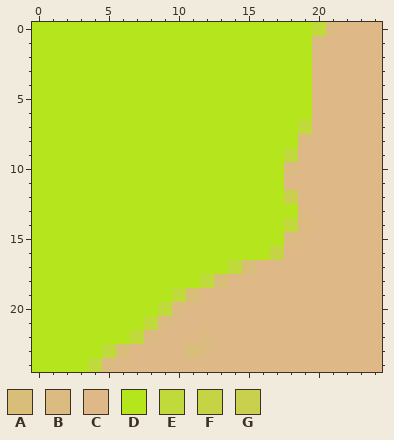
Pixel-art sprite: imgs/grama3.png. Above: the version before the commit.
The file is 25x25 pixels. Colours within 5 levels of each other are drawn and written as one.
Palette (. is transparent): A #d9be7a  B #dbbb81  C #deb887  D #b5e61d  E #c0d93b  F #c4d445  G #c8d04e
Pixels before, first column x 0:
 0 DDDDDDDDDDDDDDDDDDDDEBCCC
 1 DDDDDDDDDDDDDDDDDDDDBCCCC
 2 DDDDDDDDDDDDDDDDDDDDCCCCC
 3 DDDDDDDDDDDDDDDDDDDDCCCCC
 4 DDDDDDDDDDDDDDDDDDDDCCCCC
 5 DDDDDDDDDDDDDDDDDDDDCCCCC
 6 DDDDDDDDDDDDDDDDDDDDCCCCC
 7 DDDDDDDDDDDDDDDDDDDECCCCC
 8 DDDDDDDDDDDDDDDDDDDBCCCCC
 9 DDDDDDDDDDDDDDDDDDECCCCCC
10 DDDDDDDDDDDDDDDDDDBCCCCCC
11 DDDDDDDDDDDDDDDDDDCCCCCCC
12 DDDDDDDDDDDDDDDDDDGCCCCCC
13 DDDDDDDDDDDDDDDDDDDCCCCCC
14 DDDDDDDDDDDDDDDDDDEBCCCCC
15 DDDDDDDDDDDDDDDDDDBCCCCCC
16 DDDDDDDDDDDDDDDDDFCCCCCCC
17 DDDDDDDDDDDDDDEACCCCCCCCC
18 DDDDDDDDDDDDEACCCCCCCCCCC
19 DDDDDDDDDDEACCCCCCCCCCCCC
20 DDDDDDDDDEBCCCCCCCCCCCCCC
21 DDDDDDDDEBCCCCCCCCCCCCCCC
22 DDDDDDDEBCCCBCCCCCCCCCCCC
23 DDDDDEACCCCABCCCCCCCCCCCC
24 DDDDEBCCCCCCCCCCCCCCCCCCC
New version:
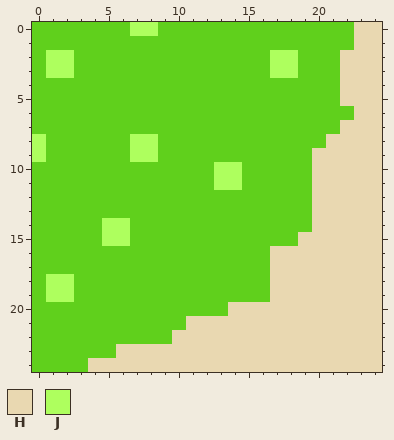
Colours new in this view: H #e9d8b1  J #aeff5e
Difference:
colour D: #b5e61d -> #60d01c
Changed rows in their new state; - is a pixel that keeps its letter.
first column x 0:
 0 -------JJ-----------DDDHH
 1 --------------------DDDHH
 2 -JJ--------------JJ-DDHHH
 3 -JJ--------------JJ-DDHHH
 4 --------------------DDHHH
 5 --------------------DDHHH
 6 --------------------DDDHH
 7 -------------------DDDHHH
 8 J------JJ----------DDHHHH
 9 J------JJ---------DDHHHHH
10 -------------JJ---DDHHHHH
11 -------------JJ---DDHHHHH
12 ------------------DDHHHHH
13 -------------------DHHHHH
14 -----JJ-----------DDHHHHH
15 -----JJ-----------DHHHHHH
16 -----------------HHHHHHHH
17 --------------DDDHHHHHHHH
18 -JJ---------DDDDDHHHHHHHH
19 -JJ-------DDDDDDDHHHHHHHH
20 ---------DDDDDHHHHHHHHHHH
21 --------DDDHHHHHHHHHHHHHH
22 -------DDDHHHHHHHHHHHHHHH
23 -----DHHHHHHHHHHHHHHHHHHH
24 ----HHHHHHHHHHHHHHHHHHHHH
Pixel boxes of the changes (left, top, right, bottom) in both pictures:
changed: (32, 22, 382, 372)
